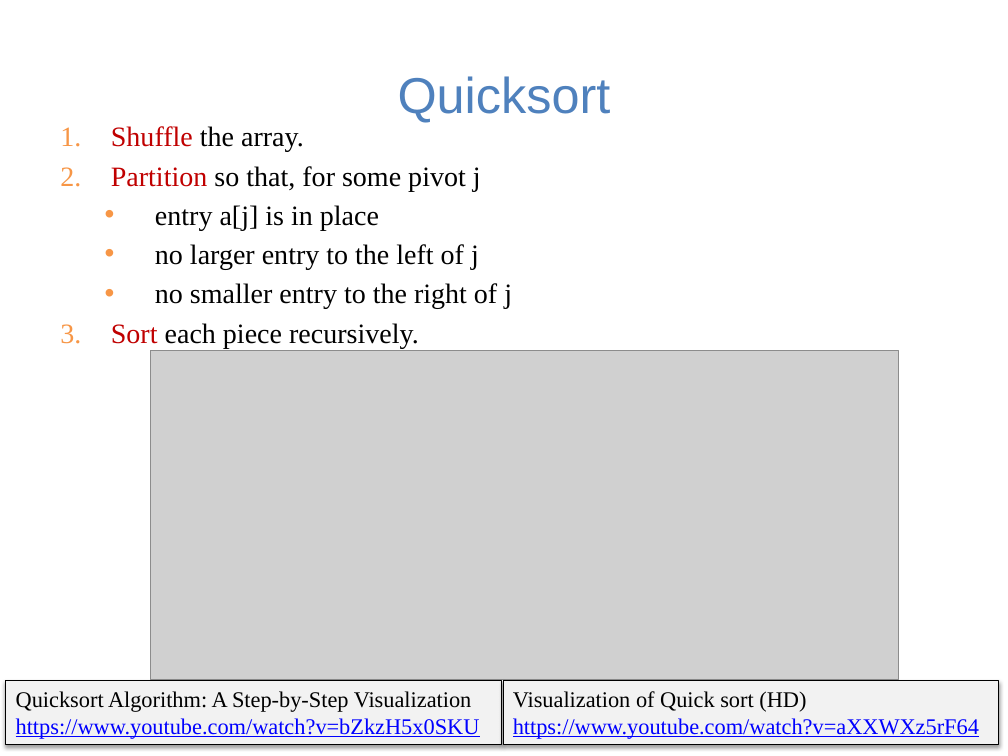
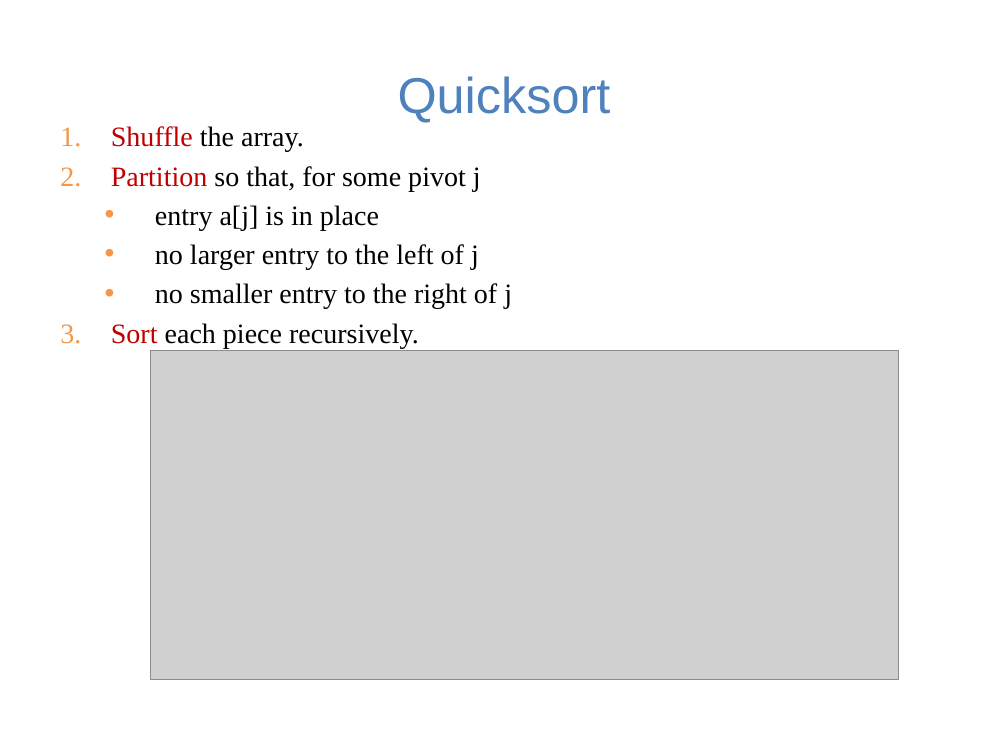
Before and after one commit to guhofstra/CSC111Fa25, a slide deck: slide 19 of PPTs/Lecture 13-sorting algorithms.pptx (slide 18 before the commit). Drawn at 1008x756 pixels with LibreOffice and Linux fonts; fonts in the diff are those of the drawing; grey boxes stand for pictures. Boxes give left, top, right and bottom in pixels: in the first picture for what was removed or moved away, otherwise in the second. Text is boxed around its words. In the diff, an @@ line names an element or a change of style, - is before the commit and + after.

```diff
--- a/PPTs/Lecture 13-sorting algorithms.pptx
+++ b/PPTs/Lecture 13-sorting algorithms.pptx
@@ rectangle removed at (6,680,502,745) @@
-Quicksort Algorithm: A Step-by-Step Visualization
-https://www.youtube.com/watch?v=bZkzH5x0SKU
@@ rectangle removed at (503,680,999,745) @@
-Visualization of Quick sort (HD)
-https://www.youtube.com/watch?v=aXXWXz5rF64
```
Also in this commit, not shown: 8 other slides changed, 1 slide added, 9 other files.
